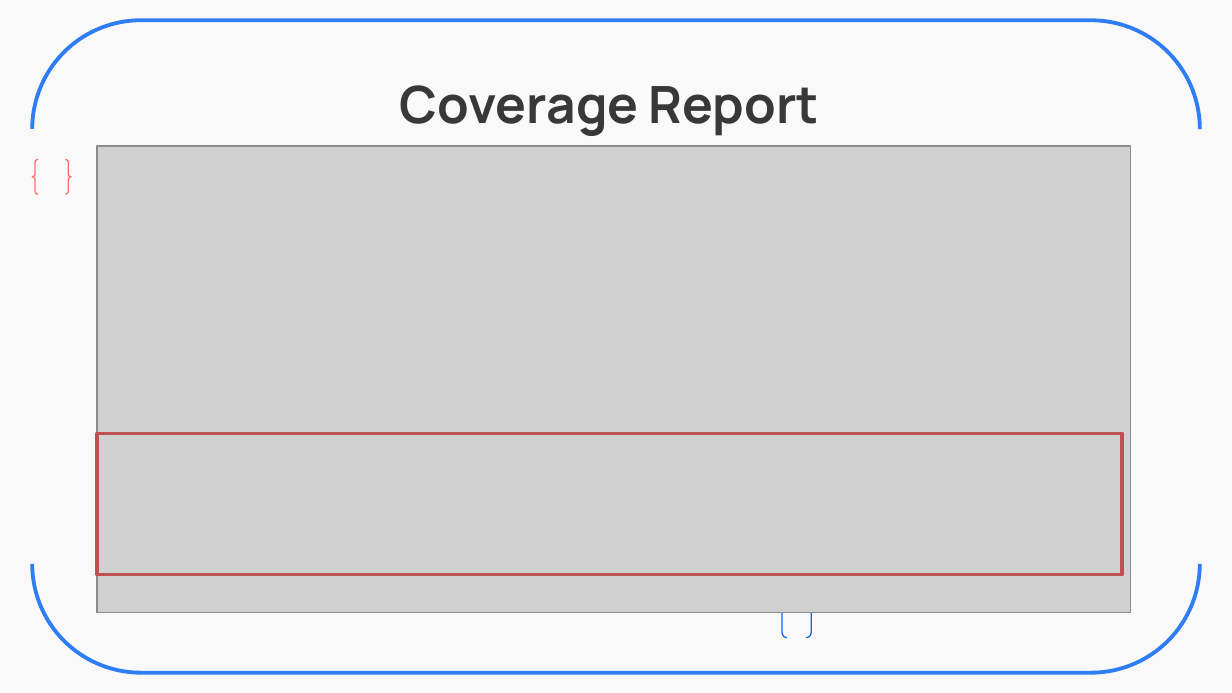
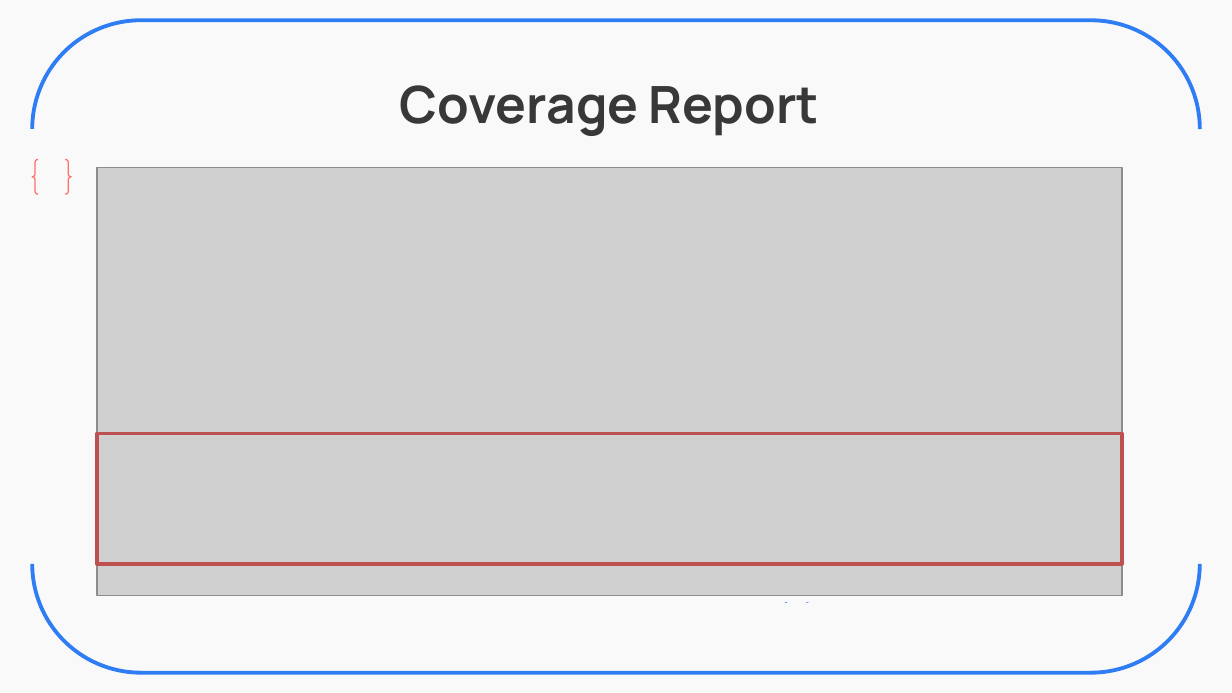
Before and after one commit to ZavierHuang/RESTFUL-API-DESIGN, a slide deck: slide 21 of 黃昱叡_和碩線下測驗_UnitTest_Restful_V2.pptx. Drawn at 1232x693 pixels with LibreOffice and Linux fonts; fonts in the diff are those of the drawing; grey boxes stand for pictures. Boxes give left, top, right and bottom in pixels: in the first picture for what was removed or moved away, otherwise in the second. Text is boxed around its words. In the diff, an @@ line names an element or a change of style, - is before the commit and + after.

```diff
--- a/黃昱叡_和碩線下測驗_UnitTest_Restful_V2.pptx
+++ b/黃昱叡_和碩線下測驗_UnitTest_Restful_V2.pptx
@@ picture: place and size @@
-picture at [97, 147, 1131, 614]
+picture at [97, 168, 1122, 595]
@@ rectangle: place and size @@
-rectangle at [97, 434, 1122, 575]
+rectangle at [97, 434, 1122, 564]
@@ rectangle added at [775, 604, 843, 649], fill #F9F9F9 @@
```
Also in this commit, not shown: 8 other slides changed.
